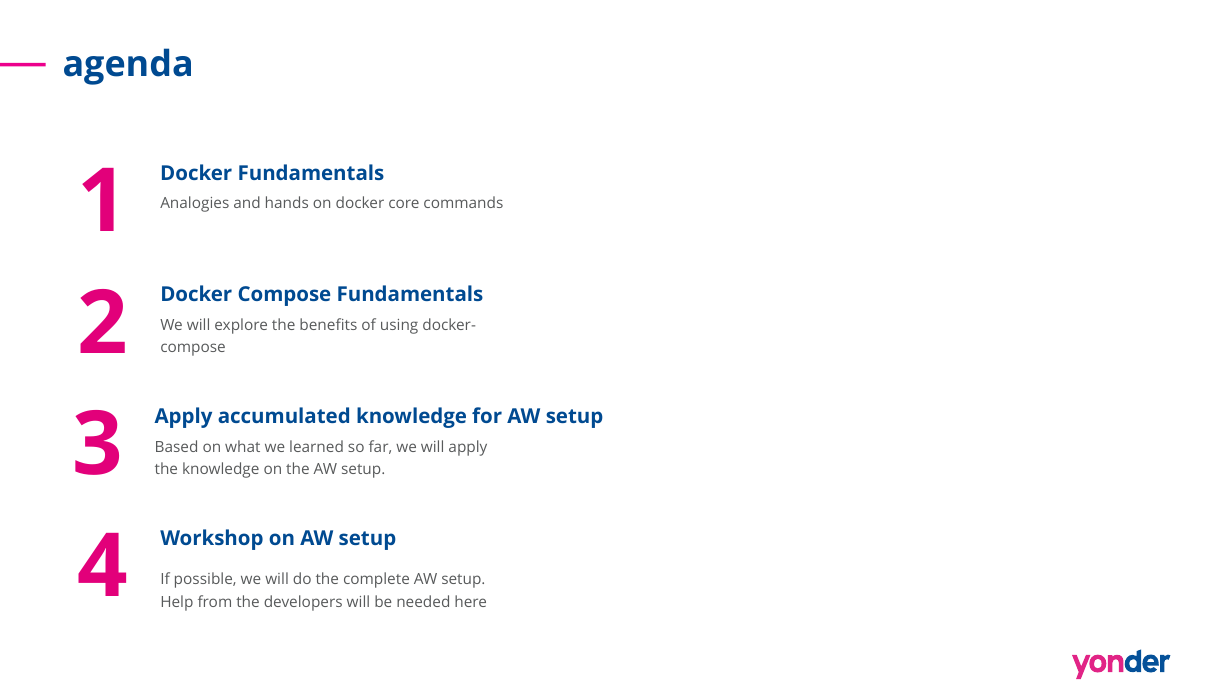
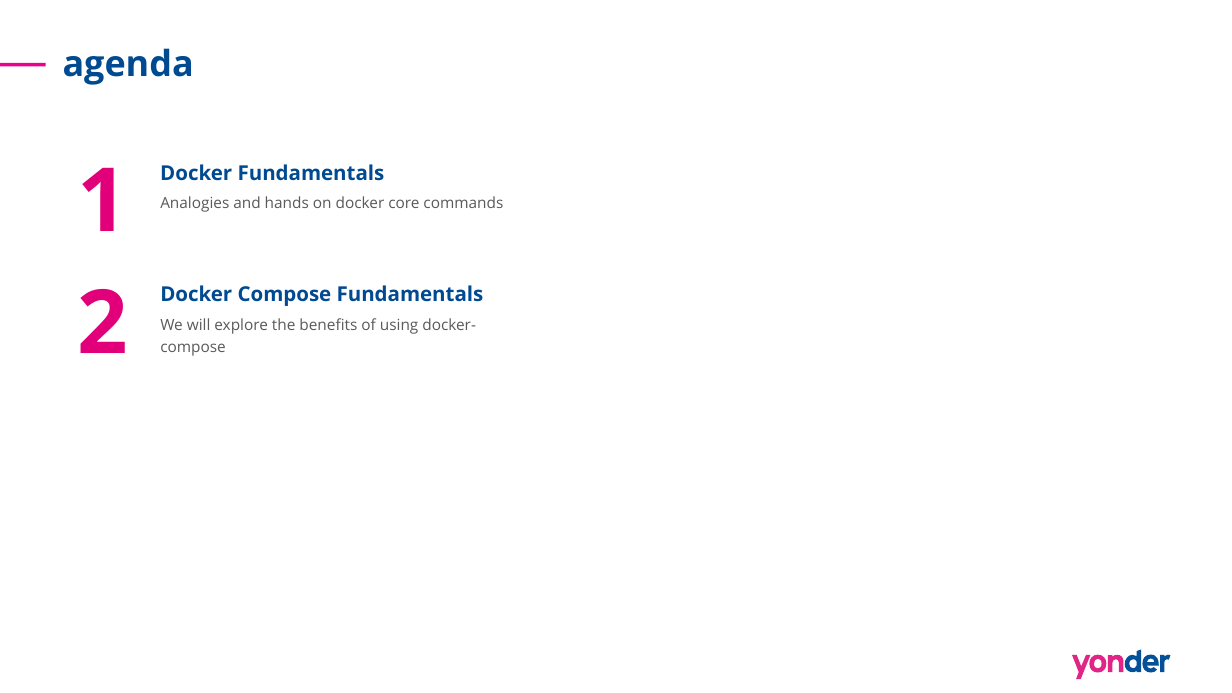
Before and after one commit to ipacbalaj/contronics, a slide deck: slide 2 of AW Docker Training.pptx. Drawn at 1232x693 pixels with LibreOffice and Linux fonts; fonts in the diff are those of the drawing. Boxes give left, top, right and bottom in pixels: in the first picture for what was removed or moved away, otherwise in the second. Text is boxed around its words. In the diff, an @@ line names an element or a change of style, - is before the commit and + after.

```diff
--- a/AW Docker Training.pptx
+++ b/AW Docker Training.pptx
@@ text removed at <box>73,410,123,475</box> @@
-3
@@ text removed at <box>155,407,604,428</box> @@
-Apply accumulated knowledge for AW setup
@@ text removed at <box>155,440,487,478</box> @@
-Based on what we learned so far, we will apply the knowledge on the AW setup.
@@ text removed at <box>77,532,127,596</box> @@
-4
@@ text removed at <box>160,529,397,550</box> @@
-Workshop on AW setup
@@ text removed at <box>160,572,487,611</box> @@
-If possible, we will do the complete AW setup. Help from the developers will be needed here
```
Also in this commit, not shown: 3 other slides changed, 14 slides removed, 8 other files.
